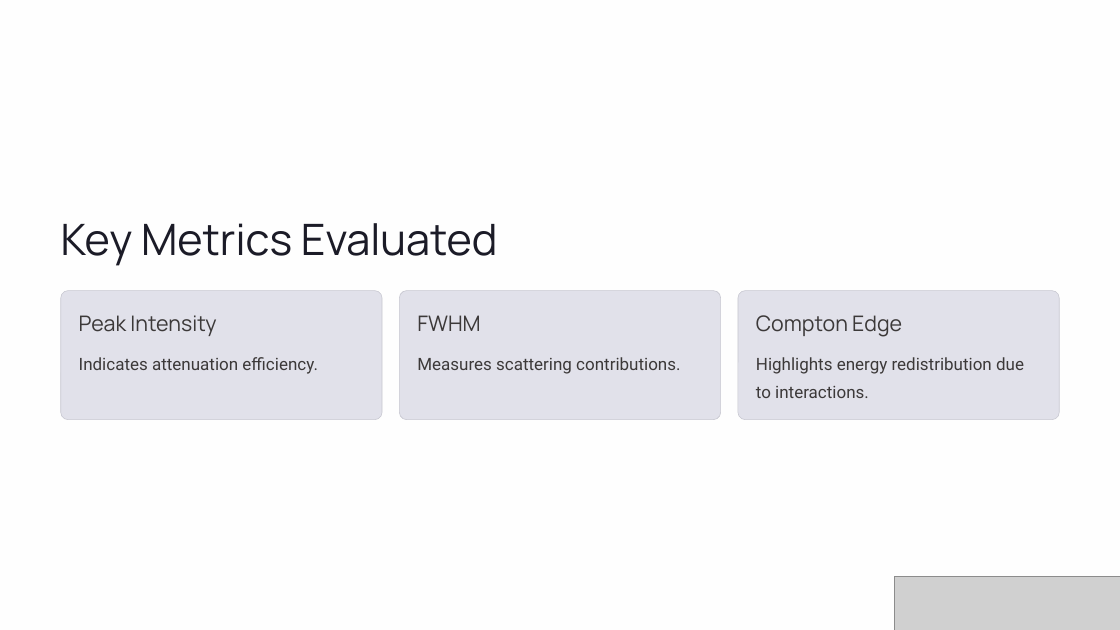
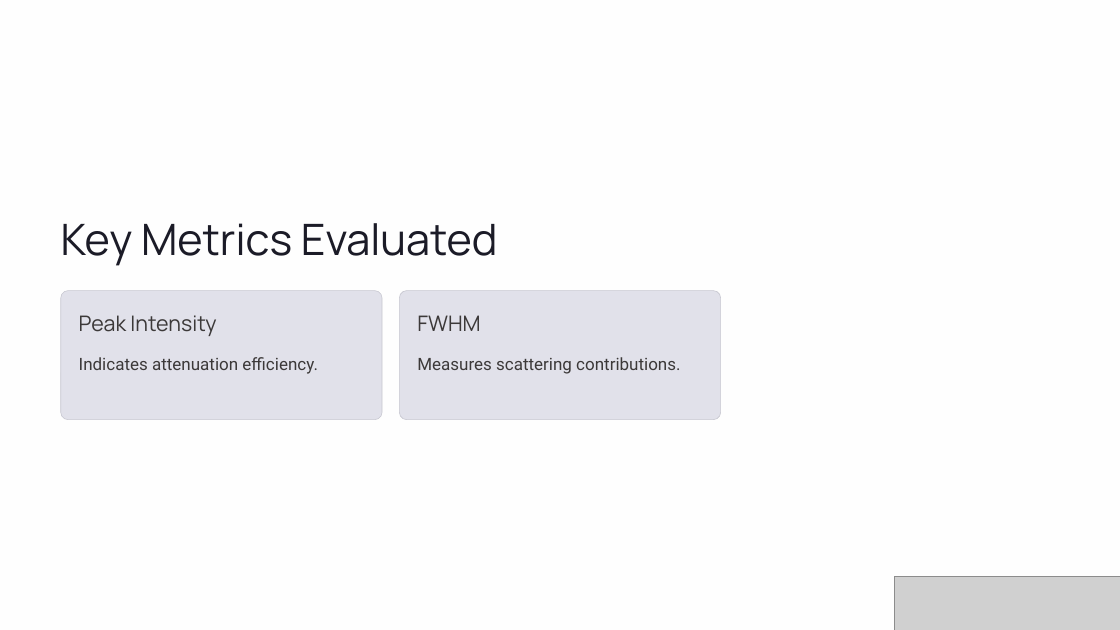
Before and after one commit to ammanielg/Final-Project, a slide deck: slide 4 of presentation/Gamma-Shielding-Material-Analysis-A-Comparative-Study.pptx. Drawn at 1120x630 pixels with LibreOffice and Linux fonts; fonts in the diff are those of the drawing; grey boxes stand for pictures; background and template pictures are left out. Boxes give left, top, right and bottom in pixels: in the first picture for what was removed or moved away, otherwise in the second. Text is boxed around its words. In the diff, an @@ line names an element or a change of style, - is before the commit and + after.

Commit message:
Some final changes in the presentation

```diff
--- a/presentation/Gamma-Shielding-Material-Analysis-A-Comparative-Study.pptx
+++ b/presentation/Gamma-Shielding-Material-Analysis-A-Comparative-Study.pptx
@@ rounded rectangle removed at (738, 290, 1059, 419) @@
@@ text removed at (756, 315, 902, 337) @@
-Compton Edge
@@ text removed at (756, 357, 1024, 398) @@
-Highlights energy redistribution due to interactions.
```
Also in this commit, not shown: 2 other files.
